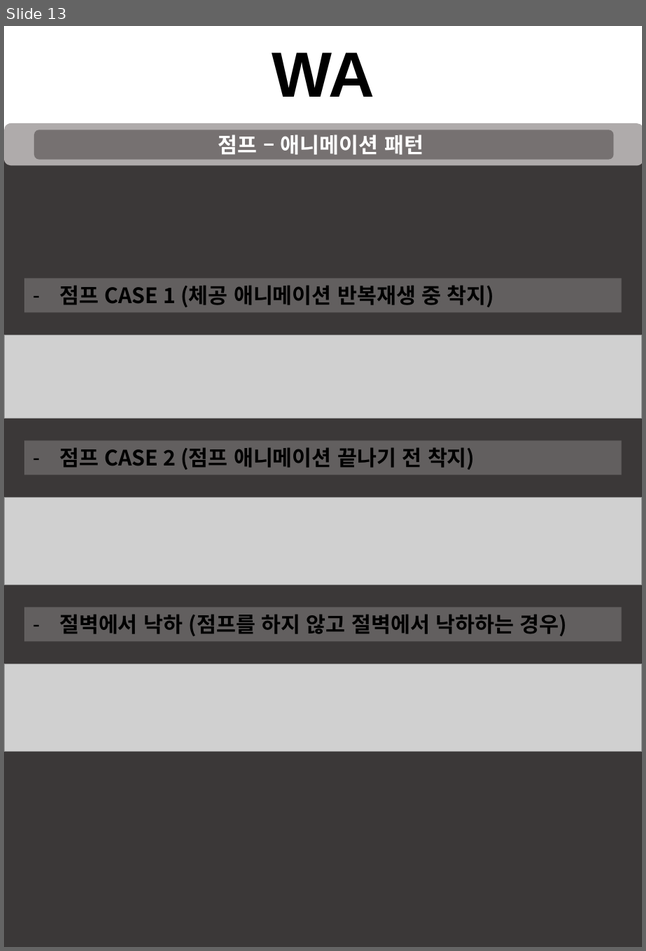
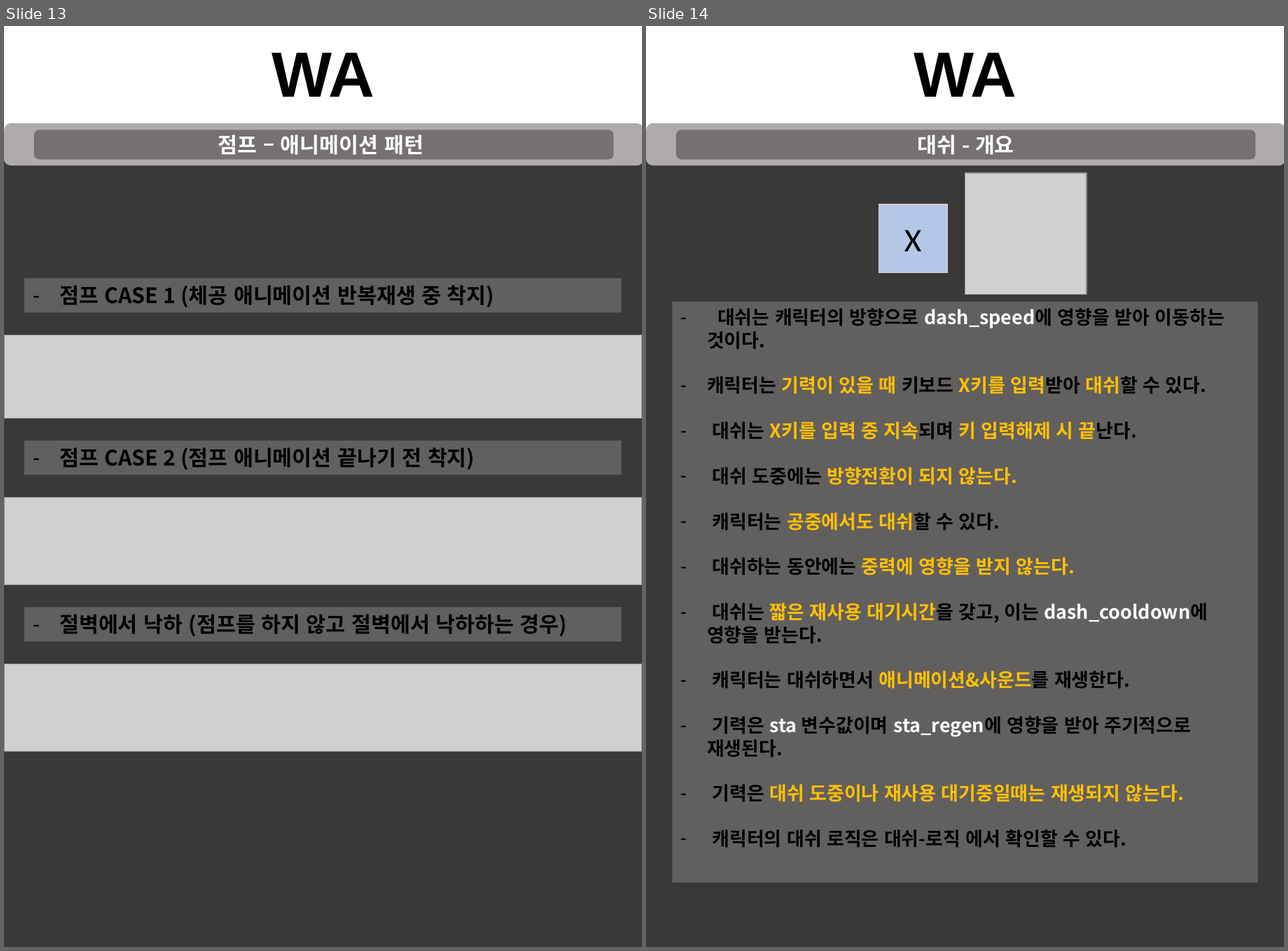
Before and after one commit to taeseongeom/WA, a slide deck: 기획서/신버전/캐릭터시스템.pptx. Shown side by side, each under a label of ours: slide 13 before the commit, slides 13 and 14 after it. The pictures are 646x951 and 1288x951 pixels, drawn with LibreOffice and Linux fonts; fonts in the diff are those of the drawing; grey boxes stand for pictures. Boxes give left, top, right and bottom in pixels: in the first picture for what was removed or moved away, otherwise in the second. Text is boxed around its words. In the diff, an @@ line names an element or a change of style, - is before the commit and + after.

Commit message:
아주조금 업데이트
매일 조금씩한다 모자란 기획자라 미안하다

```diff
--- a/기획서/신버전/캐릭터시스템.pptx
+++ b/기획서/신버전/캐릭터시스템.pptx
@@ slide 14 added at bbox=[646, 26, 1284, 947], background #FFFFFF @@
@@ text added at bbox=[913, 53, 1016, 97], 54 pt, text #000000, bold @@
+WA
@@ rectangle added at bbox=[646, 130, 1284, 946], fill #3B3838 @@
@@ rounded rectangle added at bbox=[646, 123, 1284, 165], fill #AFABAB @@
@@ rounded rectangle added at bbox=[676, 130, 1255, 160], fill #767171, 18 pt, text #FFFFFF, bold @@
+대쉬 - 개요
@@ picture added at bbox=[965, 173, 1086, 295] @@
@@ rectangle added at bbox=[879, 204, 947, 272], fill #B4C7E7, outline #D0CECE 1 pt, 28 pt, text #000000 @@
+X
@@ rectangle added at bbox=[673, 302, 1258, 882], fill #FFFFFF at 20% opacity, 16 pt, text #000000, bold @@
+– 대쉬는 캐릭터의 방향으로 dash_speed에 영향을 받아 이동하는 것이다.
+– 캐릭터는 기력이 있을 때 키보드 X키를 입력받아 대쉬할 수 있다.
+– 대쉬는 X키를 입력 중 지속되며 키 입력해제 시 끝난다.
+– 대쉬 도중에는 방향전환이 되지 않는다.
+– 캐릭터는 공중에서도 대쉬할 수 있다.
+– 대쉬하는 동안에는 중력에 영향을 받지 않는다.
+– 대쉬는 짧은 재사용 대기시간을 갖고, 이는 dash_cooldown에 영향을 받는다.
+– 캐릭터는 대쉬하면서 애니메이션&사운드를 재생한다.
+– 기력은 sta 변수값이며 sta_regen에 영향을 받아 주기적으로 재생된다.
+– 기력은 대쉬 도중이나 재사용 대기중일때는 재생되지 않는다.
+– 캐릭터의 대쉬 로직은 대쉬-로직 에서 확인할 수 있다.
```
Also in this commit, not shown: 3 slides changed, 3 other slides added.
